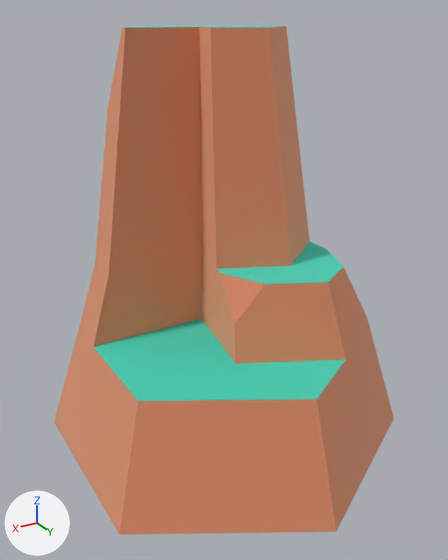
Renders of the glTF model public/models/nf2/nature/rock_tallH.glb from each side of a commit.
Both versions are drawn from a camera (50 mm lens) standing at (0.52, 0.865, 0.68) and looking at (0.012, 0.017, 0.257). Every picture has the same lights, and +X, +Y and +Z are marked at lower left. The first picture is the older version. Where no turn or scale is listed for an object, it has been applied to the vertices.

Before the edit, the objects in view are built like this:
```python
mat_dirt = principled_material('dirt')
mat_dirt.base_color = (0.886, 0.514, 0.341)  # beige #f2be9e
mat_dirt.metallic = 1.0
mat_dirt.roughness = 1.0
mat_grass = principled_material('grass')
mat_grass.base_color = (0.173, 0.847, 0.722)  # cyan #73eddd
mat_grass.metallic = 1.0
mat_grass.roughness = 1.0
me_mesh_rock_tallh = bpy.data.meshes.new('Mesh rock_tallH')
me_mesh_rock_tallh.from_pydata(...)  # 41 vertices, 78 faces; spans x -0.287..0.287, y -0.332..0.332, z 0.0..0.711
# faces by material slot: [57, 17, 4]
me_mesh_rock_tallh.materials.append(mat_dirt)  # beige #f2be9e
me_mesh_rock_tallh.materials.append(mat_grass)  # cyan #73eddd
me_mesh_rock_tallh.materials.append(mat_defaultmat)  # white #ffffff
ob_rock_tallh = bpy.data.objects.new('rock_tallH', me_mesh_rock_tallh)
ob_rock_tallh.location = (0.0, 0.0, -0.05)
```
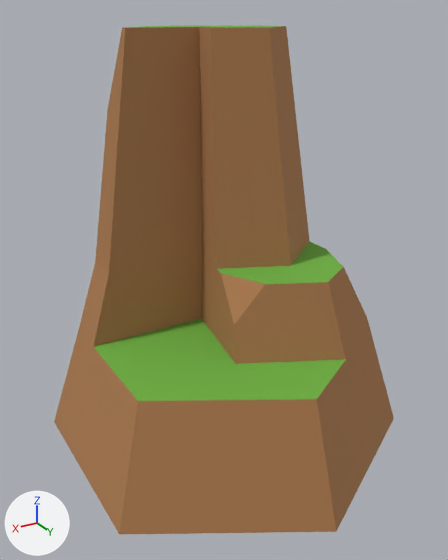
Changed parts and their boxes (x1, y1, x2, y2) in the pictures (448 x 560 px):
'rock_tallH', recoloured, surface changed (darker)
    both: (54, 25, 394, 534)

The change, as a list of edits to the scene's bpy script:
```text
Change mat_dirt:
    mat_dirt.metallic: 1.0 -> 0.0
    mat_dirt.base_color: (0.886, 0.514, 0.341) -> (0.418, 0.198, 0.0762)  # beige #f2be9e -> brown #ad7b4e
Change mat_grass:
    mat_grass.metallic: 1.0 -> 0.0
    mat_grass.base_color: (0.173, 0.847, 0.722) -> (0.159, 0.451, 0.0513)  # cyan #73eddd -> green #6fb340
Remove ob_tmpparent:
    ob_tmpparent = bpy.data.objects.new('tmpParent', None)
    ob_tmpparent.location = (0.0, 0.0, 0.0)
```
